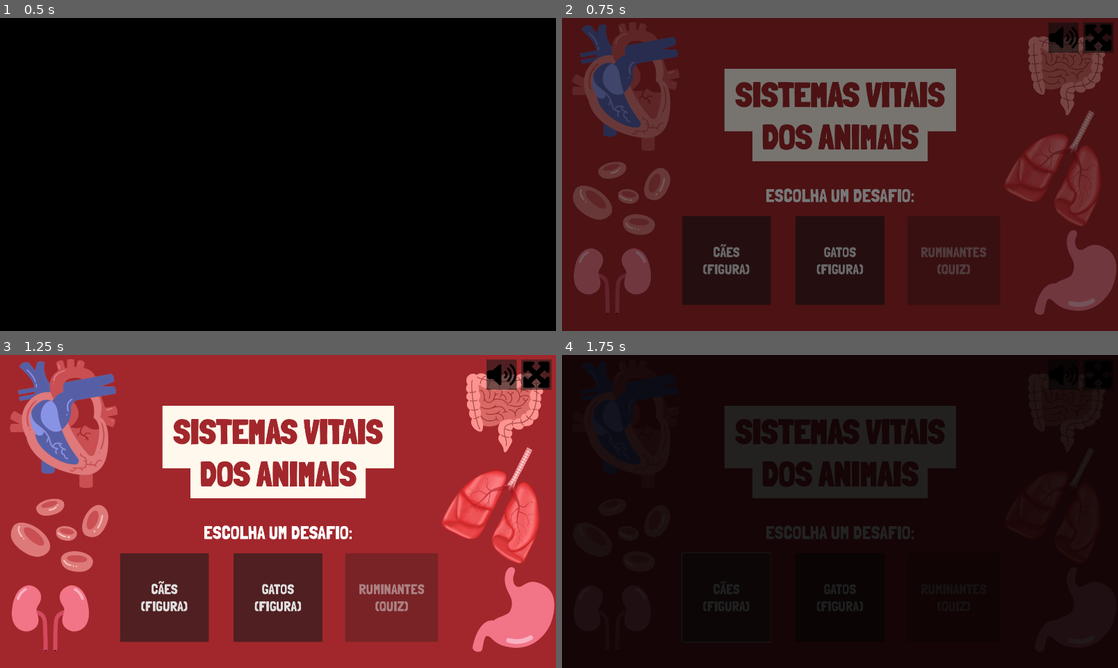
Above: before the commit, frames 1-4 (two rows, left to right).
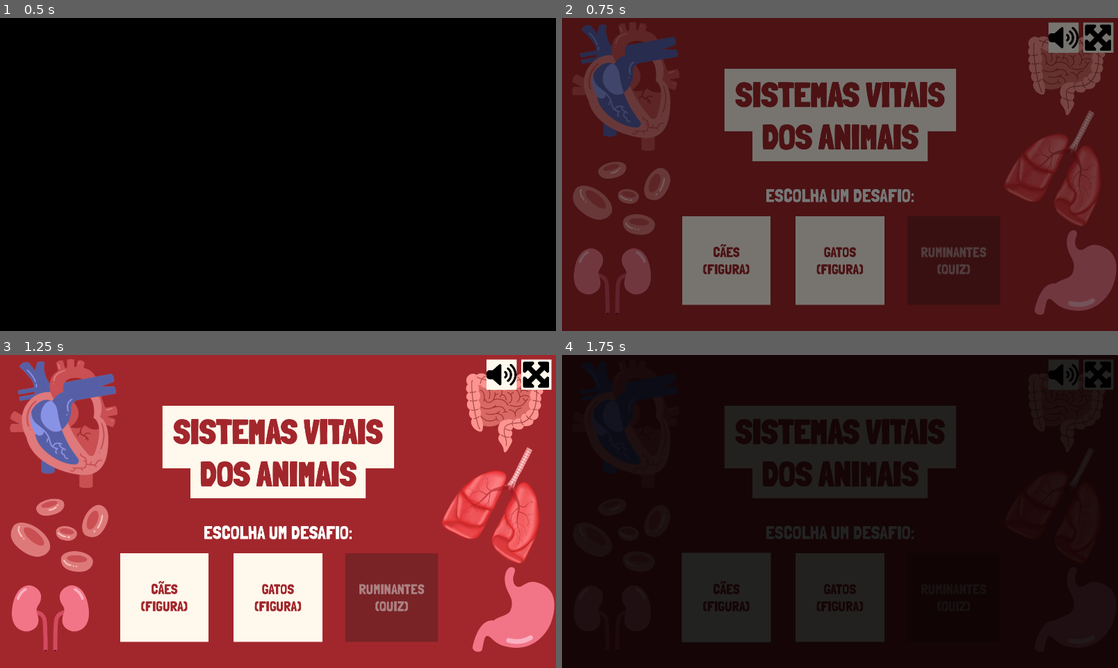
Above: after the commit, the same moments.

Repository: telmotrooper/vet-game
Game: Godot game, scene res://main.tscn
Two runs of this game, one before a commit and one after it. Both use one fixed random seed, a clock stepped at 60 frames per second and the inputs below.
Inputs:
- Up to frame 1 (0.5 s): no input
- Up to frame 2 (0.75 s): tap Enter at 0.5 s
- Up to frame 3 (1.25 s): no input
- Up to frame 4 (1.75 s): click "CÃES (FIGURA)" at 1.25 s

Frame 1 is identical in both runs. In frame 2, 9.7% of the frame differs, in the area x 21-100%, y 1-92%; in frame 3, 9.8%; in frame 4, 9.0%.

Commit message:
working on buttons

Diff:
--- a/theme.tres
+++ b/theme.tres
@@ -1,7 +1,16 @@
-[gd_resource type="Theme" load_steps=4 format=3 uid="uid://csa6agkygg3nq"]
+[gd_resource type="Theme" load_steps=7 format=3 uid="uid://csa6agkygg3nq"]
 
 [ext_resource type="FontFile" uid="uid://ckq5gw7frn8xf" path="res://assets/fonts/londrina_solid_black.ttf" id="2_iogpy"]
 [ext_resource type="FontFile" uid="uid://bsywbyicuycen" path="res://assets/fonts/londrina_solid_regular.ttf" id="3_gaspx"]
+
+[sub_resource type="StyleBoxFlat" id="StyleBoxFlat_2k6c4"]
+bg_color = Color(1, 0.996078, 0.984314, 1)
+
+[sub_resource type="StyleBoxFlat" id="StyleBoxFlat_l5bdc"]
+bg_color = Color(1, 0.972549, 0.929412, 1)
+
+[sub_resource type="StyleBoxFlat" id="StyleBoxFlat_a7qgb"]
+bg_color = Color(1, 0.933333, 0.847059, 1)
 
 [sub_resource type="StyleBoxFlat" id="StyleBoxFlat_7ch7u"]
 bg_color = Color(0.831373, 0.705882, 0.513726, 1)
@@ -18,7 +27,15 @@
 [resource]
 default_font = ExtResource("3_gaspx")
 default_font_size = 32
+Button/colors/font_color = Color(0.635294, 0.152941, 0.172549, 1)
+Button/colors/font_focus_color = Color(0.635294, 0.152941, 0.172549, 1)
+Button/colors/font_hover_color = Color(0.635294, 0.152941, 0.172549, 1)
+Button/colors/font_hover_pressed_color = Color(0.635294, 0.152941, 0.172549, 1)
+Button/colors/font_pressed_color = Color(0.635294, 0.152941, 0.172549, 1)
 Button/font_sizes/font_size = 49
+Button/styles/hover = SubResource("StyleBoxFlat_2k6c4")
+Button/styles/normal = SubResource("StyleBoxFlat_l5bdc")
+Button/styles/pressed = SubResource("StyleBoxFlat_a7qgb")
 Label/constants/outline_size = 10
 Label/font_sizes/font_size = 40
 MarginContainer/constants/margin_bottom = 20
